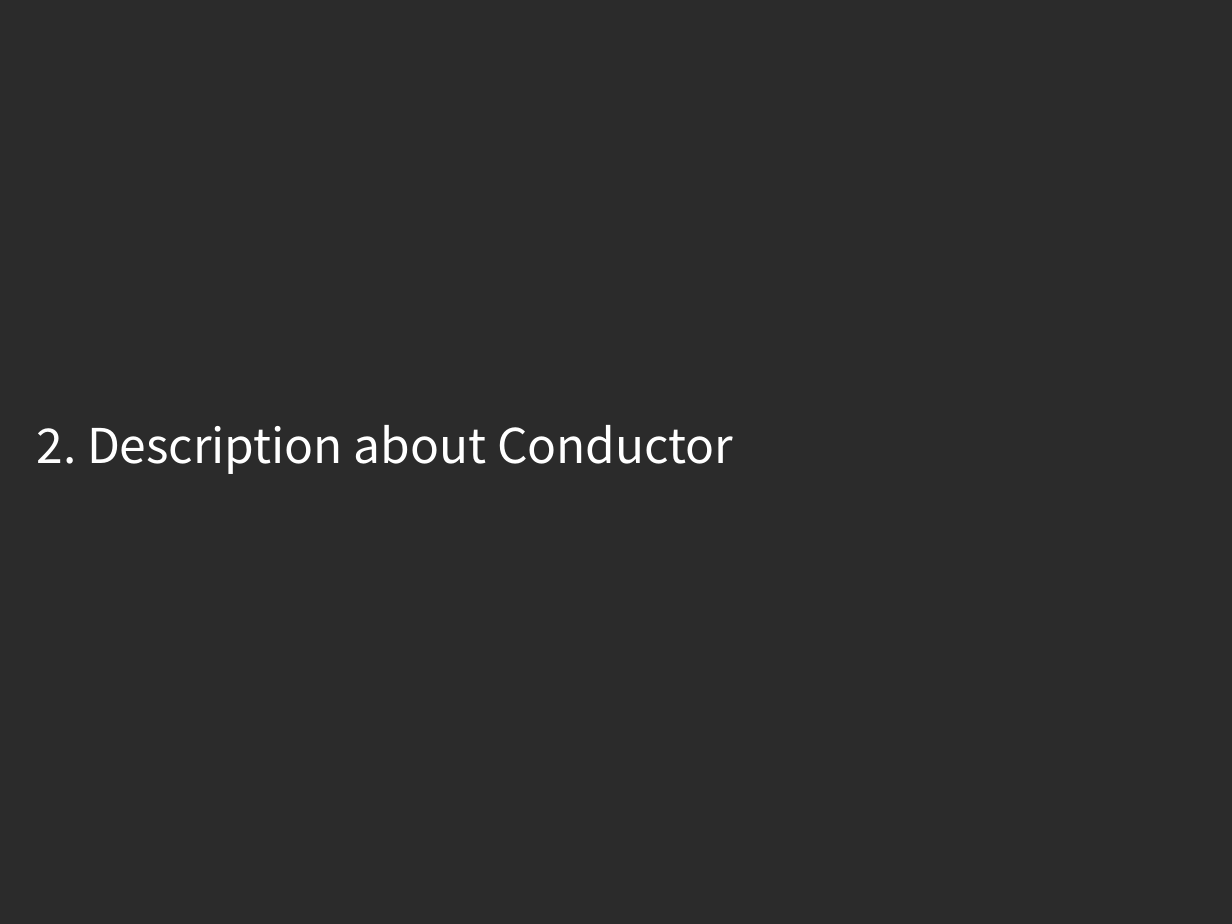
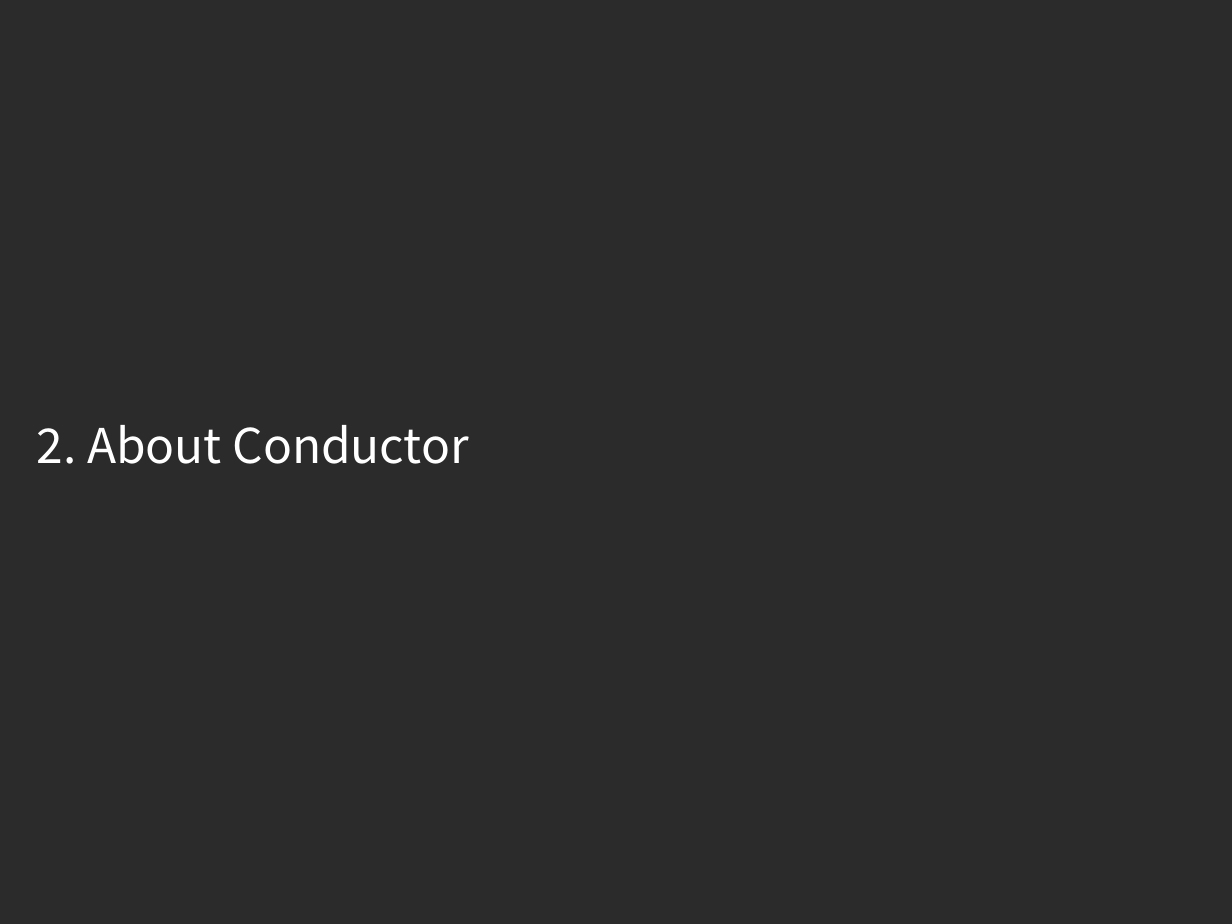
Before and after one commit to exastro-suite/it-automation-docs, a slide deck: slide 5 of asset/Learn/ITA-Conductor.pptx. Drawn at 1232x924 pixels with LibreOffice and Linux fonts; fonts in the diff are those of the drawing; background and template pictures are left out; a plain dark background stands for a picture behind light text. Boxes give left, top, right and bottom in pixels: in the first picture for what was removed or moved away, otherwise in the second. Text is boxed around its words. In the diff, an @@ line names an element or a change of style, - is before the commit and + after.

```diff
--- a/asset/Learn/ITA-Conductor.pptx
+++ b/asset/Learn/ITA-Conductor.pptx
@@ title at bbox=[36, 425, 469, 464]: text changed @@
-2. Description about Conductor
+2. About Conductor
```
Also in this commit, not shown: 15 other slides changed, 1 slide added, 1 other file.
